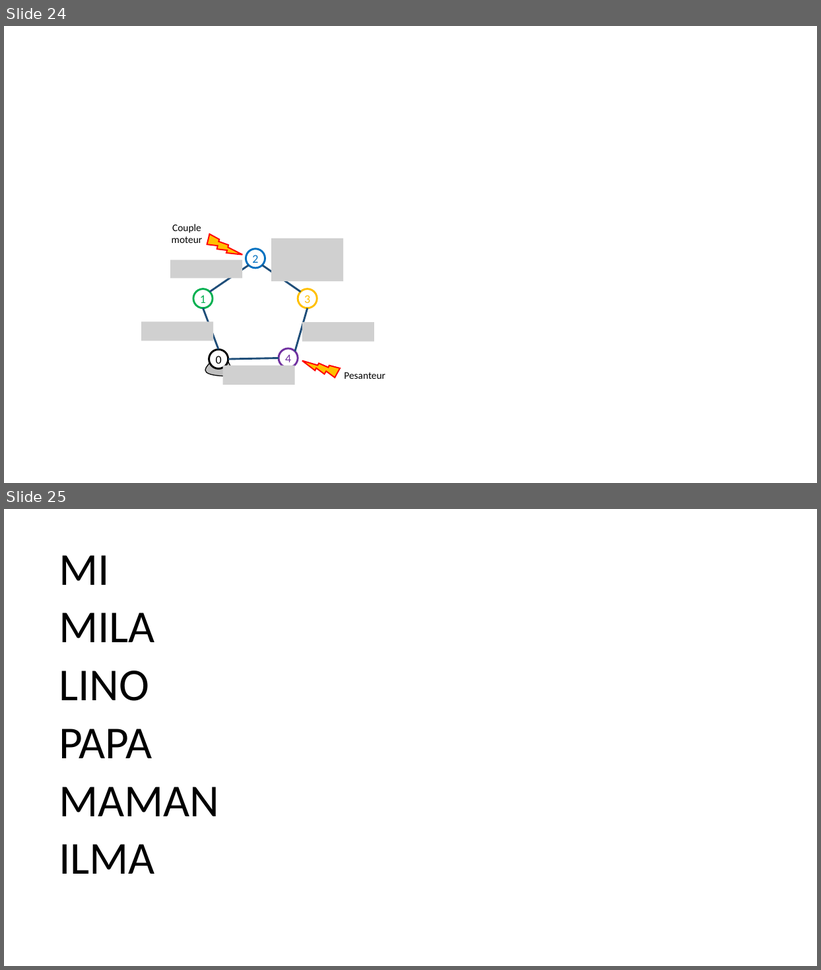
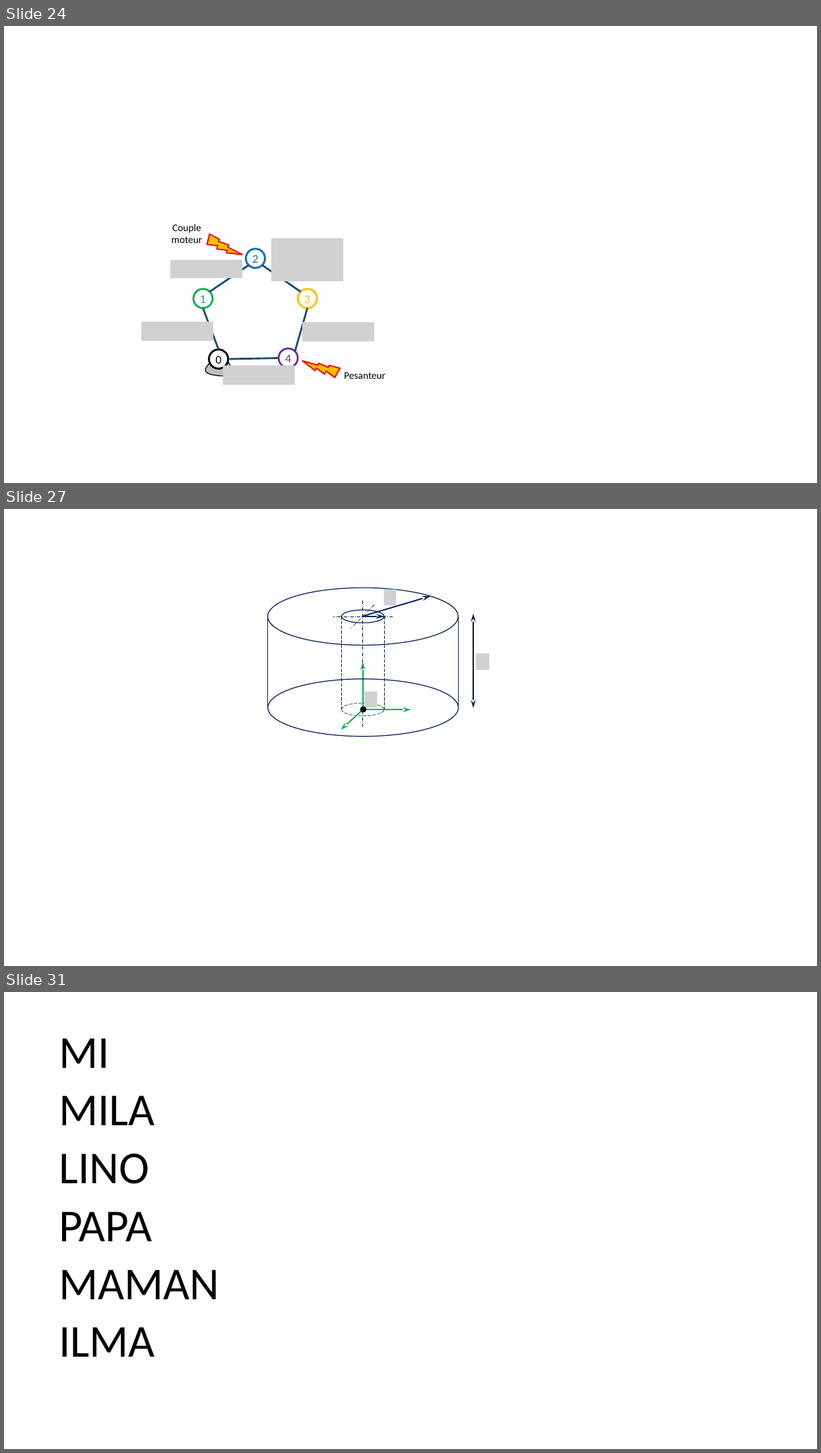
Before and after one commit to xpessoles/ExercicesCompetences, a slide deck: MecanismesDeBase/Figures.pptx. Shown one above the other, each under a label of ours: slides 24 and 25 before the commit, slides 24, 27 and 31 after it; the slides between them are not shown. The pictures are 821x970 and 821x1453 pixels, drawn with LibreOffice and Linux fonts; fonts in the diff are those of the drawing; grey boxes stand for pictures; background and template pictures are left out. Boxes give left, top, right and bottom in pixels: in the first picture for what was removed or moved away, otherwise in the second. Text is boxed around its words. In the diff, an @@ line names an element or a change of style, - is before the commit and + after.

```diff
--- a/MecanismesDeBase/Figures.pptx
+++ b/MecanismesDeBase/Figures.pptx
@@ slide 27 added at (x1=4, y1=509, x2=817, y2=966), background #FFFFFF @@
@@ ellipse added at (x1=268, y1=588, x2=459, y2=645), outline #002060 1 pt @@
@@ line added from (374, 605) to (351, 628), #000000 0.5 pt dashed @@
@@ line added from (362, 601) to (362, 727), #000000 0.5 pt dashed @@
@@ arrow added from (362, 617) to (430, 596), #002060 1.5 pt @@
@@ picture added at (x1=384, y1=590, x2=396, y2=606) @@
@@ line added from (268, 617) to (268, 708), #002060 1 pt @@
@@ line added from (393, 617) to (333, 617), #000000 0.5 pt dashed @@
@@ ellipse added at (x1=341, y1=610, x2=384, y2=623), outline #002060 1 pt @@
@@ line added from (341, 617) to (341, 710), #002060 0.5 pt dashed @@
@@ arrow added from (362, 617) to (384, 617), #002060 1.5 pt @@
@@ line added from (385, 617) to (385, 710), #002060 0.5 pt dashed @@
@@ line added from (459, 617) to (459, 708), #002060 1 pt @@
@@ double arrow added from (474, 708) to (474, 614), #002060 1.5 pt @@
@@ picture added at (x1=476, y1=654, x2=490, y2=670) @@
@@ ellipse added at (x1=268, y1=679, x2=459, y2=737), outline #002060 1 pt @@
@@ ellipse added at (x1=341, y1=703, x2=384, y2=716), outline #002060 0.5 pt dashed @@
@@ group added at (x1=341, y1=662, x2=411, y2=730): 3 arrows, 1 picture, 1 ellipse @@
@@ what was slide 25 is now slide 31 @@
```
Also in this commit, not shown: 1 slide changed, 5 other slides added, 14 other files.
